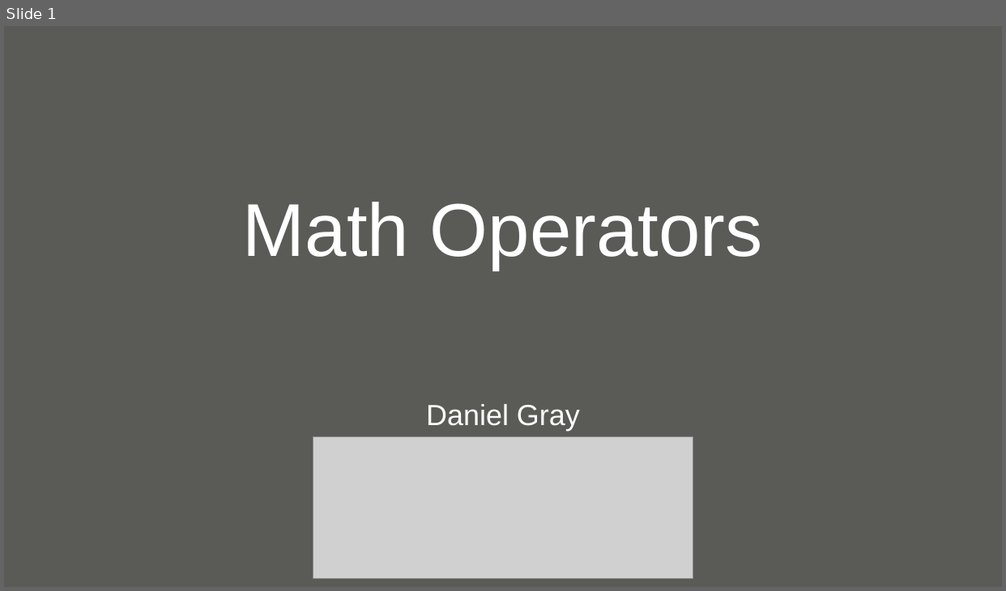
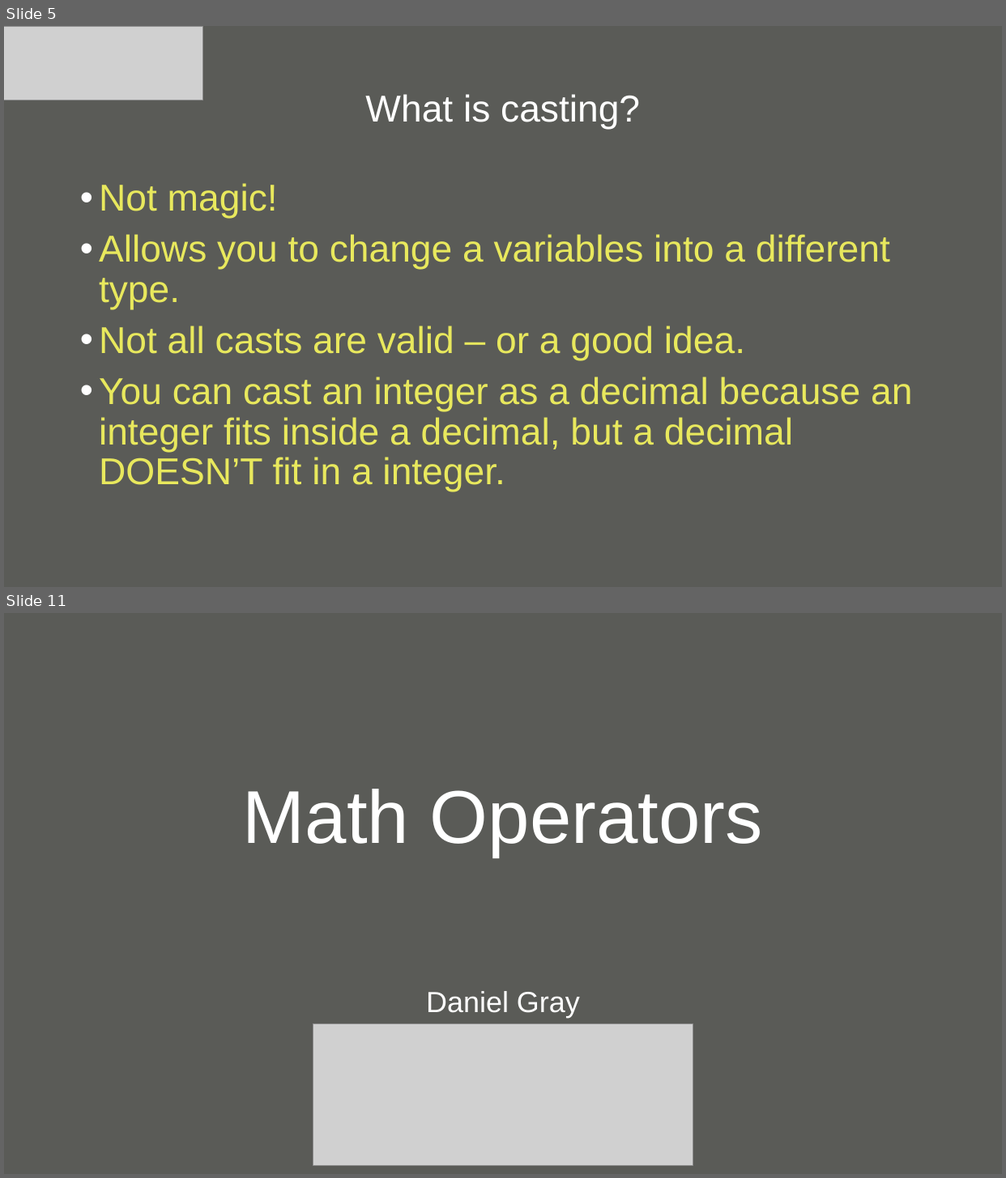
Before and after one commit to null-loop/net-training, a slide deck: CSharpAndDotNet-Part3.odp. Shown one above the other, each under a label of ours: slide 1 before the commit, slides 5 and 11 after it; the slides between them are not shown. The pictures are 1006x591 and 1006x1178 pixels, drawn with LibreOffice and Linux fonts; fonts in the diff are those of the drawing; grey boxes stand for pictures; background and template pictures are left out. Boxes give left, top, right and bottom in pixels: in the first picture for what was removed or moved away, otherwise in the second. Text is boxed around its words. In the diff, an @@ line names an element or a change of style, - is before the commit and + after.

Commit message:
Updated power point to include casting + casting code + split + HelloWorldWinForms

```diff
--- a/CSharpAndDotNet-Part3.odp
+++ b/CSharpAndDotNet-Part3.odp
@@ slide 5 added at [4,26,1002,587], background #5A5B57 @@
@@ picture added at [4,26,203,100] @@
@@ title added at [365,94,640,130], 36 pt, text #FFFFFF @@
+What is casting?
@@ text added at [99,183,912,493], 36 pt, text #E8E85D @@
+• Not magic!
+• Allows you to change a variables into a different type.
+• Not all casts are valid – or a good idea.
+• You can cast an integer as a decimal because an integer fits inside a decimal, but a decimal DOESN’T fit in a integer.
@@ what was slide 1 is now slide 11 @@
```
Also in this commit, not shown: 1 slide changed, 9 other slides added, 1 slide removed, 22 other files.
